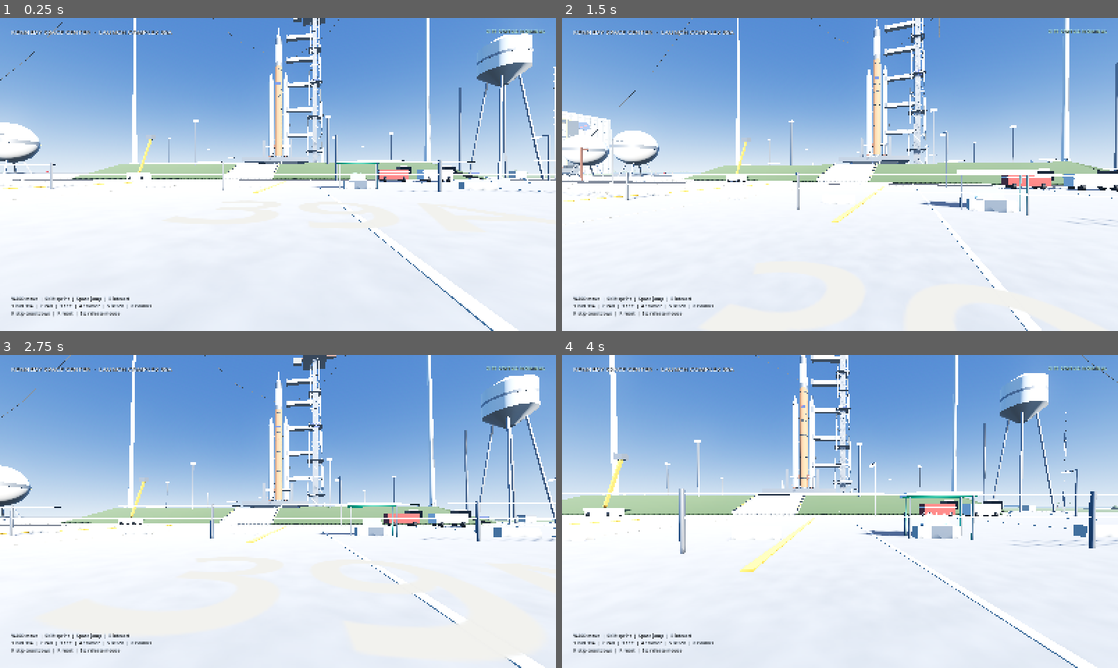
Above: before the commit, frames 1-4 (two rows, left to right).
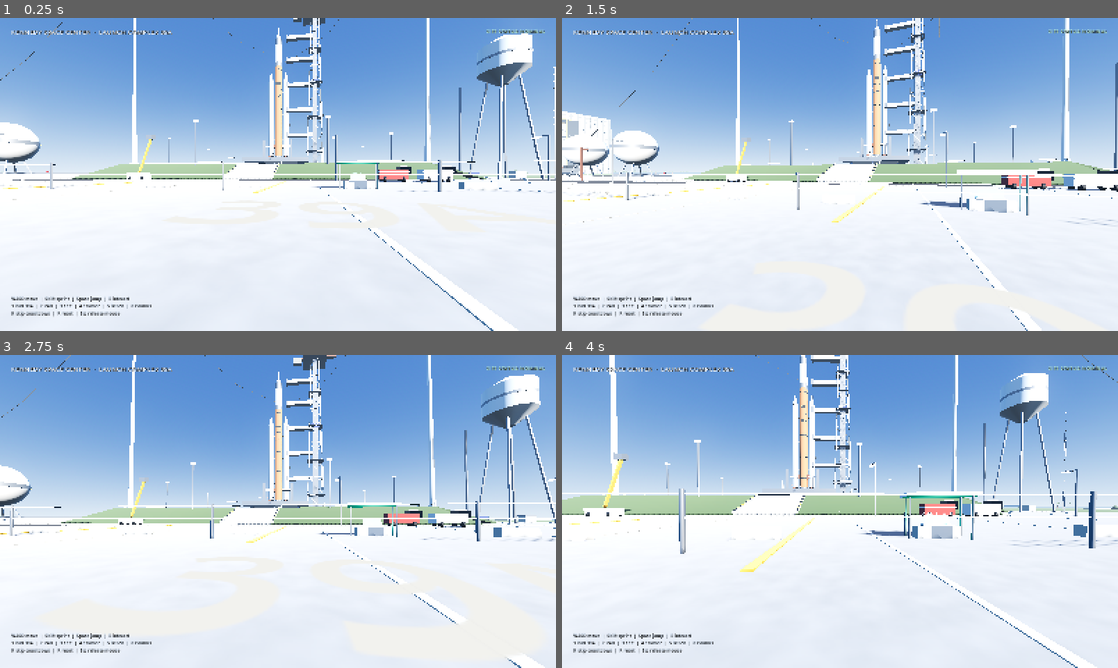
Above: after the commit, the same moments.

Repository: DevHuang1/lunaspis
Game: Godot game, scene res://src/SpaceCenter.tscn
The game is run twice, just before and just after one commit, with the same random seed, the same clock (stepped at 60 frames per second) and the same inputs.
Inputs (mouse positions are in pixels of both pictures, inside the frame that each line leads up to):
- Up to frame 1 (0.25 s): no input
- Up to frame 2 (1.5 s): tap Enter at 0.5 s; move the mouse to (867, 174) at 0.52 s; hold E (interact) 0.53-1.28 s; hold W (move_forward) from 0.53 s (still down); tap Space (jump) at 0.77 s; move the mouse to (812, 174) at 1.27 s; tap Shift (sprint) at 1.35 s
- Up to frame 3 (2.75 s): keep holding W (move_forward); tap Space (jump) at 1.52 s; move the mouse to (289, 505) at 2.02 s; tap 1 at 2.1 s
- Up to frame 4 (4 s): keep holding W (move_forward); move the mouse to (834, 517) at 2.77 s; tap K at 2.85 s; tap Space (jump) at 3.02, 3.77 s; move the mouse to (878, 514) at 3.52 s; tap R at 3.6 s

The runs differ from the first frame. In frame 1, less than 0.1% of the frame differs, in the area x 49-51%, y 20-22%; in frame 2, less than 0.1%, in the area x 3-57%, y 18-36%; in frame 3, less than 0.1%; in frame 4, less than 0.1%.

Commit message:
Remove NASA branding and add SI disclosure
- Replace NASA logos, flags, vehicle decals, and crew wordmarks with original Lunaspis or neutral markings
- Inpaint the NASA meatball out of the ISS texture atlas
- Add SI-DISCLOSURE.md and visible SI watermarks/labels
- Regenerate crew models and previews without agency branding
- Include current feature-tutorial and Shuttle UI updates in the working tree

Diff:
--- a/design-reference/spacecenter2-godot/project.godot
+++ b/design-reference/spacecenter2-godot/project.godot
@@ -10,7 +10,7 @@
 
 [application]
 
-config/name="NASA Space Center"
+config/name="Lunaspis Space Center Reference"
 config/description="Walkable LC-39A launch complex: pad, tower, VAB, crawlerway, LCC."
 run/main_scene="res://src/SpaceCenter.tscn"
 config/features=PackedStringArray("4.7", "Forward Plus")
--- a/design-reference/spacecenter2-godot/src/core/Mats.gd
+++ b/design-reference/spacecenter2-godot/src/core/Mats.gd
@@ -52,7 +52,7 @@
 			# SLS core-stage spray-on foam insulation
 			_base(m, Color(0.76, 0.42, 0.19), 0.0, 0.82)
 			_texture(m, 17, 0.35, Vector3(4, 4, 4))
-		"nasa_blue":
+		"ops_blue":
 			_base(m, Color(0.04, 0.16, 0.45), 0.1, 0.5)
 		"red":
 			_base(m, Color(0.62, 0.08, 0.1), 0.05, 0.55)
--- a/design-reference/spacecenter2-godot/src/world/Facilities.gd
+++ b/design-reference/spacecenter2-godot/src/world/Facilities.gd
@@ -392,7 +392,7 @@
 	var pole := Vector3(-852.0, 0.0, 300.0)
 	BuildKit.cylinder(self, 0.18, 24.0, pole + Vector3(0.0, 12.0, 0.0), Mats.mat("steel_white"), "Flagpole", 8)
 	BuildKit.box(self, Vector3(3.2, 2.0, 0.08), pole + Vector3(1.7, 22.6, 0.0), Mats.mat("red"), "Flag")
-	BuildKit.box(self, Vector3(1.4, 1.1, 0.09), pole + Vector3(0.8, 23.0, 0.0), Mats.mat("nasa_blue"), "FlagCanton")
+	BuildKit.box(self, Vector3(1.4, 1.1, 0.09), pole + Vector3(0.8, 23.0, 0.0), Mats.mat("ops_blue"), "FlagCanton")
 
 
 func _build_details() -> void:
@@ -472,10 +472,9 @@
 	var white := Mats.mat("steel_white")
 	var glass := Mats.mat("glass")
 
-	# Door sill, NASA meatball and wordmark on the high-bay face.
+	# Door sill and Lunaspis wordmark on the high-bay face.
 	BuildKit.box(self, Vector3(4.0, 0.6, 46.0), Vector3(pos.x + 81.0, 0.3, pos.z), steel, "DoorSill")
-	_meatball(Vector3(pos.x + 79.2, 130.0, pos.z - 55.0), 12.0)
-	var wordmark := BuildKit.label(self, "NASA", Vector3(pos.x + 79.4, 108.0, pos.z - 55.0), 0.06, Color(0.96, 0.97, 1.0), "NASALabel")
+	var wordmark := BuildKit.label(self, "LUNASPIS", Vector3(pos.x + 79.4, 108.0, pos.z - 55.0), 0.06, Color(0.96, 0.97, 1.0), "LunaspisLabel")
 	wordmark.rotation_degrees.y = 90.0
 	wordmark.font_size = 200
 
@@ -487,7 +486,7 @@
 	for i in 13:
 		var y := 125.0 - (float(i) + 0.5) * stripe
 		BuildKit.box(self, Vector3(20.0, stripe, 0.15), Vector3(flag_x, y, flag_z), Mats.mat("red" if i % 2 == 0 else "steel_white"), "FlagStripe")
-	BuildKit.box(self, Vector3(8.0, 5.4, 0.18), Vector3(flag_x + 6.0, 122.3, flag_z), Mats.mat("nasa_blue"), "FlagCanton")
+	BuildKit.box(self, Vector3(8.0, 5.4, 0.18), Vector3(flag_x + 6.0, 122.3, flag_z), Mats.mat("ops_blue"), "FlagCanton")
 
 	# Roof parapet, penthouse, exhaust stacks and chiller units.
 	BuildKit.box(self, Vector3(158.4, 1.2, 0.4), Vector3(pos.x, 160.6, north), band, "RoofParapet")
@@ -524,12 +523,6 @@
 	var levels := [0.0, 24.0, 46.0, 68.0, 90.0, 112.0, 132.0]
 	for i in range(levels.size() - 1):
 		_ladder(Vector3(pos.x - 66.0, levels[i], pos.z + 97.0), levels[i + 1] - levels[i])
-
-
-func _meatball(center: Vector3, radius: float) -> void:
-	BuildKit.cylinder(self, radius, 0.4, center, Mats.mat("nasa_blue"), "NASALogoDisc", 48).rotation_degrees.z = 90.0
-	BuildKit.torus(self, radius * 0.9, radius, center + Vector3(0.25, 0.0, 0.0), Mats.mat("steel_white"), "NASALogoRing").rotation_degrees.z = 90.0
-	BuildKit.box_rot(self, Vector3(0.3, radius * 0.22, radius * 1.6), center + Vector3(0.5, 0.0, 0.0), Vector3(35.0, 0.0, 0.0), Mats.mat("red"), "NASALogoSwoosh")
 
 
 func _ladder(base: Vector3, height: float) -> void:
@@ -748,7 +741,7 @@
 
 func _build_parking() -> void:
 	var lot := Vector3(-800.0, 0.0, 368.0)
-	var colors := ["steel_white", "black", "red", "steel_grey", "nasa_blue", "yellow"]
+	var colors := ["steel_white", "black", "red", "steel_grey", "ops_blue", "yellow"]
 	var index := 0
 	for row in 2:
 		for i in 7:
--- a/design-reference/spacecenter2-godot/src/world/Infrastructure.gd
+++ b/design-reference/spacecenter2-godot/src/world/Infrastructure.gd
@@ -43,7 +43,7 @@
 	var sign_pos := Vector3(-730.0, 0.0, 258.0)
 	for x in [-3.0, 3.0]:
 		BuildKit.cylinder(self, 0.1, 3.4, sign_pos + Vector3(x, 1.7, 0.0), steel, "SignPost", 8)
-	BuildKit.box(self, Vector3(7.0, 1.6, 0.25), sign_pos + Vector3(0.0, 3.6, 0.0), Mats.mat("nasa_blue"), "LCCSignBoard")
+	BuildKit.box(self, Vector3(7.0, 1.6, 0.25), sign_pos + Vector3(0.0, 3.6, 0.0), Mats.mat("ops_blue"), "LCCSignBoard")
 	var lcc_label := BuildKit.label(self, "← LCC", sign_pos + Vector3(0.0, 3.6, 0.15), 0.012, Color(0.95, 0.97, 1.0), "LCCSignLabel")
 	lcc_label.font_size = 128
 
@@ -53,7 +53,7 @@
 	var pos := Vector3(-728.0, 0.0, 330.0)
 	BuildKit.box(self, Vector3(2.6, 2.6, 2.6), pos + Vector3(0.0, 1.3, 0.0), Mats.mat("steel_white"), "GuardBooth")
 	BuildKit.box(self, Vector3(0.1, 1.2, 2.0), pos + Vector3(-1.32, 1.5, 0.0), Mats.mat("glass"), "GuardWindow")
-	BuildKit.box(self, Vector3(3.0, 0.25, 3.0), pos + Vector3(0.0, 2.75, 0.0), Mats.mat("nasa_blue"), "GuardRoof")
+	BuildKit.box(self, Vector3(3.0, 0.25, 3.0), pos + Vector3(0.0, 2.75, 0.0), Mats.mat("ops_blue"), "GuardRoof")
 
 
 func _build_landscaping() -> void:
--- a/design-reference/spacecenter2-godot/src/world/LaunchComplex.gd
+++ b/design-reference/spacecenter2-godot/src/world/LaunchComplex.gd
@@ -155,7 +155,7 @@
 		BuildKit.box(self, Vector3(1.2, 3.0, 3.8), Vector3(TOWER_X - 20.0, PAD_TOP + arm_y, z), Mats.mat("steel_grey"), "ArmTip")
 
 	# Pad designation mounted on the tower core between two decks.
-	BuildKit.box(self, Vector3(5.2, 3.0, 0.22), base + Vector3(0.0, 61.0, 1.9), Mats.mat("nasa_blue"), "PadSignBoard")
+	BuildKit.box(self, Vector3(5.2, 3.0, 0.22), base + Vector3(0.0, 61.0, 1.9), Mats.mat("ops_blue"), "PadSignBoard")
 	BuildKit.box(self, Vector3(5.4, 0.18, 0.3), base + Vector3(0.0, 62.6, 1.9), Mats.mat("steel_white"), "PadSignTrim")
 	BuildKit.box(self, Vector3(5.4, 0.18, 0.3), base + Vector3(0.0, 59.4, 1.9), Mats.mat("steel_white"), "PadSignTrim")
 	var sign := BuildKit.label(self, "39A", base + Vector3(0.0, 61.0, 2.06), 0.022, Color(0.95, 0.96, 1.0), "PadSign")
--- a/design-reference/spacecenter2-godot/src/world/LaunchVehicle.gd
+++ b/design-reference/spacecenter2-godot/src/world/LaunchVehicle.gd
@@ -160,9 +160,9 @@
 		BuildKit.cone(self, 0.55, 0.95, 3.0, Vector3(cos(angle) * 1.5, -1.5, sin(angle) * 1.5), dark, "RS25", 20)
 	BuildKit.cylinder(self, 2.55, 0.8, Vector3(0.0, 0.0, 0.0), grey, "EngineSection", 32)
 
-	# Markings facing the camera / press site.
-	BuildKit.box(self, Vector3(3.2, 1.7, 0.06), Vector3(0.0, 52.0, 2.63), Mats.mat("nasa_blue"), "Logo")
-	BuildKit.box(self, Vector3(1.6, 0.22, 0.07), Vector3(0.0, 52.6, 2.64), Mats.mat("red"), "LogoSwoosh")
+	# Lunaspis mission marking facing the camera / press site.
+	BuildKit.box(self, Vector3(3.2, 1.7, 0.06), Vector3(0.0, 52.0, 2.63), Mats.mat("black"), "MissionMark")
+	BuildKit.box(self, Vector3(1.6, 0.22, 0.07), Vector3(0.0, 52.6, 2.64), Mats.mat("yellow"), "MissionMarkAccent")
 	BuildKit.label(self, "USA", Vector3(0.0, 43.0, 2.7), 0.012, Color(0.07, 0.08, 0.1), "USALabel").font_size = 200
 
 	# Raceway conduit running up the core stage.
--- a/design-reference/spacecenter2-godot/src/world/SiteDetails.gd
+++ b/design-reference/spacecenter2-godot/src/world/SiteDetails.gd
@@ -24,7 +24,7 @@
 func _vab_site() -> void:
 	var steel := Mats.mat("steel_grey")
 	_bollards(Vector3(-812.0, 0.0, -186.0), Vector3(-812.0, 0.0, -96.0), 12)
-	_sign(Vector3(-808.0, 0.0, -182.0), "VEHICLE ASSEMBLY BUILDING", 12.0, 90.0, "nasa_blue")
+	_sign(Vector3(-808.0, 0.0, -182.0), "VEHICLE ASSEMBLY BUILDING", 12.0, 90.0, "ops_blue")
 	_hydrant(Vector3(-810.0, 0.0, -230.0))
 	_hydrant(Vector3(-804.0, 0.0, -44.0))
 	_transformer(Vector3(-1000.0, 0.0, -272.0))
@@ -44,7 +44,7 @@
 	# Rooftop air handlers.
 	for x in [-1060.0, -1040.0, -1020.0, -1000.0]:
 		BuildKit.box(self, Vector3(6.0, 2.5, 3.0), Vector3(x, 64.3, -78.0), Mats.mat("steel_white"), "AirHandler")
-	_sign(Vector3(-1094.0, 0.0, -78.0), "LOW BAY", 8.0, -90.0, "nasa_blue")
+	_sign(Vector3(-1094.0, 0.0, -78.0), "LOW BAY", 8.0, -90.0, "ops_blue")
 
 
 func _lcc_site() -> void:
@@ -82,7 +82,7 @@
 	_tube(pos + Vector3(6.6, 1.2, -1.0), pos + Vector3(9.0, 1.2, -4.0), 0.3, steel)
 	BuildKit.cylinder(self, 0.9, 2.5, pos + Vector3(16.0, 1.25, 8.0), white, "ChemTank", 12)
 	BuildKit.cylinder(self, 0.95, 0.15, pos + Vector3(16.0, 2.5, 8.0), Mats.mat("yellow"), "ChemTankBand", 12)
-	_sign(pos + Vector3(-4.0, 0.0, 9.0), "COOLING TOWER", 7.0, 0.0, "nasa_blue")
+	_sign(pos + Vector3(-4.0, 0.0, 9.0), "COOLING TOWER", 7.0, 0.0, "ops_blue")
 
 
 func _generator_site() -> void:
@@ -124,7 +124,7 @@
 	# Lightning mast beside the compound and a service box on the south side.
 	BuildKit.cylinder(self, 0.2, 14.0, pos + Vector3(-17.0, 7.0, -6.0), Mats.mat("steel_white"), "LightningMast", 8)
 	BuildKit.box(self, Vector3(1.2, 1.6, 0.5), pos + Vector3(10.0, 0.8, 11.0), Mats.mat("steel_grey"), "ServiceBox")
-	_sign(Vector3(-850.0, 0.0, 346.0), "ANTENNA FARM", 8.0, 0.0, "nasa_blue")
+	_sign(Vector3(-850.0, 0.0, 346.0), "ANTENNA FARM", 8.0, 0.0, "ops_blue")
 
 
 func _propellant_site() -> void:
@@ -146,7 +146,7 @@
 	var steel := Mats.mat("steel_grey")
 	BuildKit.box(self, Vector3(4.0, 3.0, 3.0), Vector3(112.0, 1.5, 46.0), concrete, "WaterPumpHouse")
 	BuildKit.box(self, Vector3(4.2, 0.25, 3.2), Vector3(112.0, 3.12, 46.0), steel, "WaterPumpRoof")
-	_sign(Vector3(96.0, 0.0, 42.0), "WATER TANK 39A", 8.0, 0.0, "nasa_blue")
+	_sign(Vector3(96.0, 0.0, 42.0), "WATER TANK 39A", 8.0, 0.0, "ops_blue")
 
 
 func _turn_basin_site() -> void:
@@ -157,7 +157,7 @@
 	for x in [-36.0, 36.0]:
 		for z in [-26.0, 26.0]:
 			_pole_light(pos + Vector3(x, 0.0, z))
-	_sign(pos + Vector3(-22.0, 0.0, 33.0), "TURN BASIN", 7.0, 0.0, "nasa_blue")
+	_sign(pos + Vector3(-22.0, 0.0, 33.0), "TURN BASIN", 7.0, 0.0, "ops_blue")
 
 
 func _console_site() -> void:
--- a/design-reference/spacecenter2-godot/src/world/Terrain.gd
+++ b/design-reference/spacecenter2-godot/src/world/Terrain.gd
@@ -192,7 +192,7 @@
 		var tx := -26.0 + float(i) * 18.0
 		var base := pos + Vector3(tx, 3.3, 15.5)
 		BuildKit.box(self, Vector3(9.0, 3.2, 3.4), base, Mats.mat("steel_white"), "PressTrailer")
-		BuildKit.box(self, Vector3(9.2, 0.4, 3.6), base + Vector3(0.0, 1.4, 0.0), Mats.mat("nasa_blue"), "TrailerStripe")
+		BuildKit.box(self, Vector3(9.2, 0.4, 3.6), base + Vector3(0.0, 1.4, 0.0), Mats.mat("ops_blue"), "TrailerStripe")
 		# Door, windows and roof plant, on the road-facing side.
 		BuildKit.box(self, Vector3(0.9, 2.1, 0.14), base + Vector3(-3.2, -0.5, 1.75), Mats.mat("steel_grey"), "TrailerDoor")
 		for j in 3:
@@ -222,7 +222,7 @@
 	var sign_center := pos + Vector3(31.0, 1.6, 18.0)
 	for side in [-1.0, 1.0]:
 		BuildKit.cylinder(self, 0.11, 2.6, sign_center + Vector3(side * 3.4, 1.3, 0.0), Mats.mat("steel_grey"), "PressSignPost", 8)
-	BuildKit.box(self, Vector3(8.0, 1.5, 0.28), sign_center + Vector3(0.0, 3.1, 0.0), Mats.mat("nasa_blue"), "PressSignBoard")
+	BuildKit.box(self, Vector3(8.0, 1.5, 0.28), sign_center + Vector3(0.0, 3.1, 0.0), Mats.mat("ops_blue"), "PressSignBoard")
 	var sign := BuildKit.label(self, "PRESS SITE 39A", sign_center + Vector3(0.0, 3.1, 0.2), 0.0026, Color(0.97, 0.98, 1.0), "PressSign")
 	sign.font_size = 128
 	sign.shaded = false
@@ -287,7 +287,7 @@
 	var pos := Vector3(-392.0, 0.0, 196.0)
 	BuildKit.cylinder(self, 0.16, 7.0, pos + Vector3(-3.0, 3.5, 0.0), Mats.mat("steel_grey"), "SignPost", 8)
 	BuildKit.cylinder(self, 0.16, 7.0, pos + Vector3(3.0, 3.5, 0.0), Mats.mat("steel_grey"), "SignPost", 8)
-	BuildKit.box(self, Vector3(9.0, 3.4, 0.22), pos + Vector3(0.0, 6.4, 0.0), Mats.mat("nasa_blue"), "RoadSign")
+	BuildKit.box(self, Vector3(9.0, 3.4, 0.22), pos + Vector3(0.0, 6.4, 0.0), Mats.mat("ops_blue"), "RoadSign")
 	var label := BuildKit.label(self, "LC-39A  →", pos + Vector3(0.0, 6.4, 0.16), 0.014, Color(0.95, 0.97, 1.0), "SignLabel")
 	label.font_size = 128
 	label.rotation_degrees.y = 180.0
Not shown, added: SI-DISCLOSURE.md
Not shown, changed: docs/ARTEMIS.md
Not shown, changed: scripts/crew/crew_characters.blend
